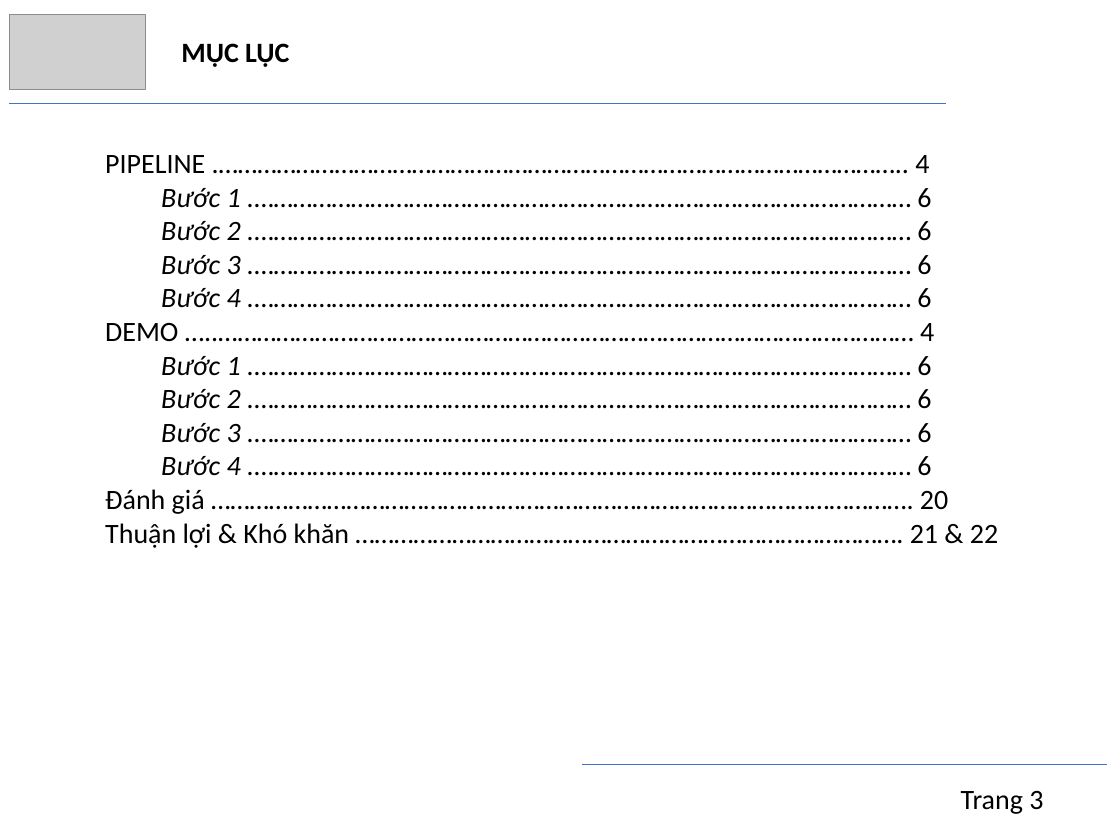
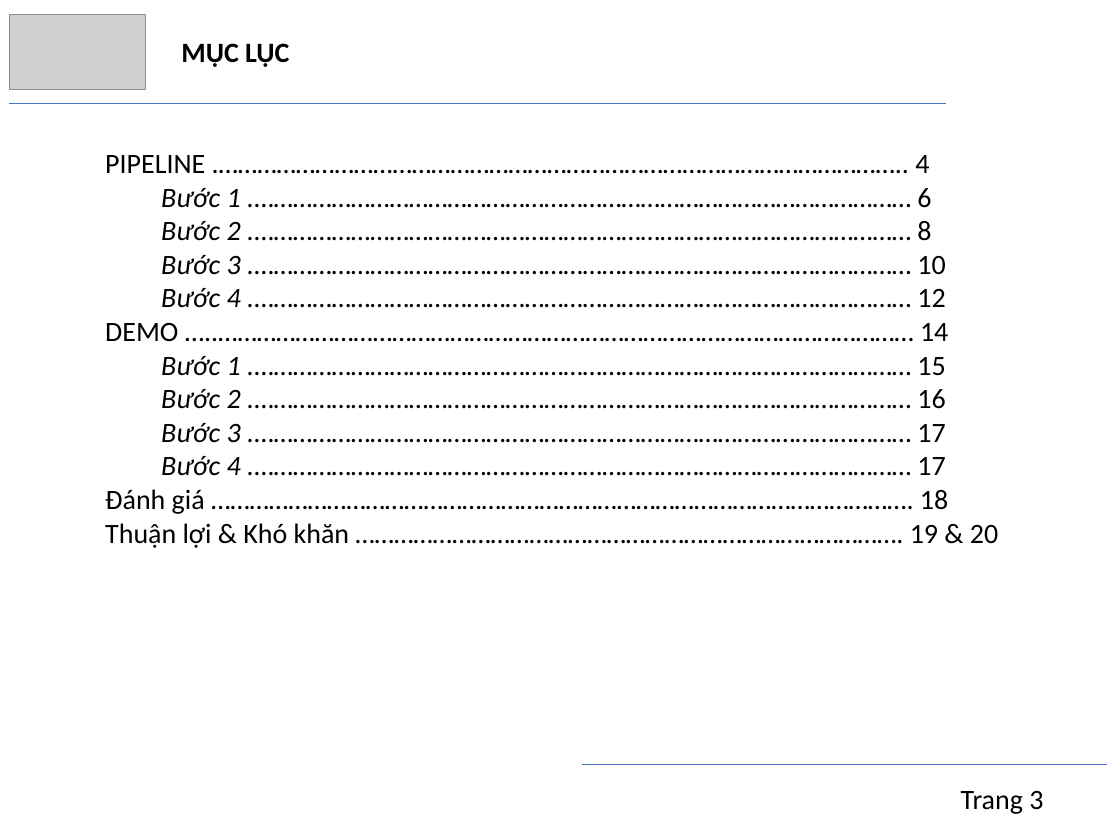
Before and after one commit to trngbro/AI, a slide deck: slide 4 of present/progress/presentation.pptx. Drawn at 1120x840 pixels with LibreOffice and Linux fonts; fonts in the diff are those of the drawing; grey boxes stand for pictures. Boxes give left, top, right and bottom in pixels: in the first picture for what was removed or moved away, otherwise in the second. Text is boxed around its words. In the diff, an @@ line names an element or a change of style, - is before the commit and + after.

```diff
--- a/present/progress/presentation.pptx
+++ b/present/progress/presentation.pptx
@@ text at <box>105,221,998,548</box>: text changed @@
-Bước 2 .………………………………………………………………………………………… 6
-Bước 3 .………………………………………………………………………………………… 6
-Bước 4 .………………………………………………………………………………………… 6
-DEMO …..……………………………………………………………………………………………… 4
-Bước 1 .………………………………………………………………………………………… 6
-Bước 2 .………………………………………………………………………………………… 6
-Bước 3 .………………………………………………………………………………………… 6
-Bước 4 .………………………………………………………………………………………… 6
-Đánh giá ………………………………………………………………………………………………. 20
-Thuận lợi & Khó khăn …………………………………………………………………………. 21 & 22
+Bước 2 .………………………………………………………………………………………… 8
+Bước 3 .………………………………………………………………………………………… 10
+Bước 4 .………………………………………………………………………………………… 12
+DEMO …..……………………………………………………………………………………………… 14
+Bước 1 .………………………………………………………………………………………… 15
+Bước 2 .………………………………………………………………………………………… 16
+Bước 3 .………………………………………………………………………………………… 17
+Bước 4 .………………………………………………………………………………………… 17
+Đánh giá ………………………………………………………………………………………………. 18
+Thuận lợi & Khó khăn …………………………………………………………………………. 19 & 20
```
Also in this commit, not shown: 16 other slides changed, 3 other files.
